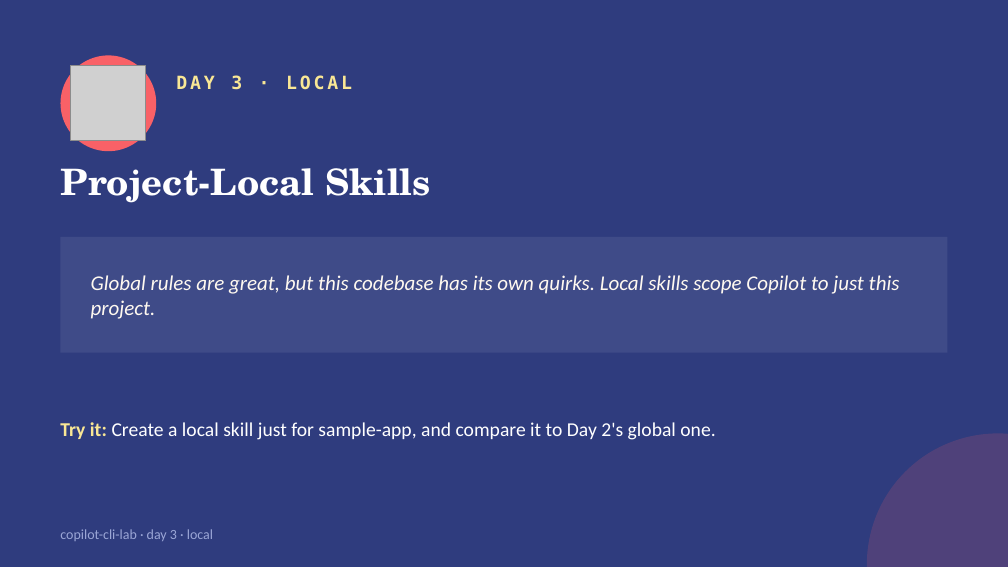
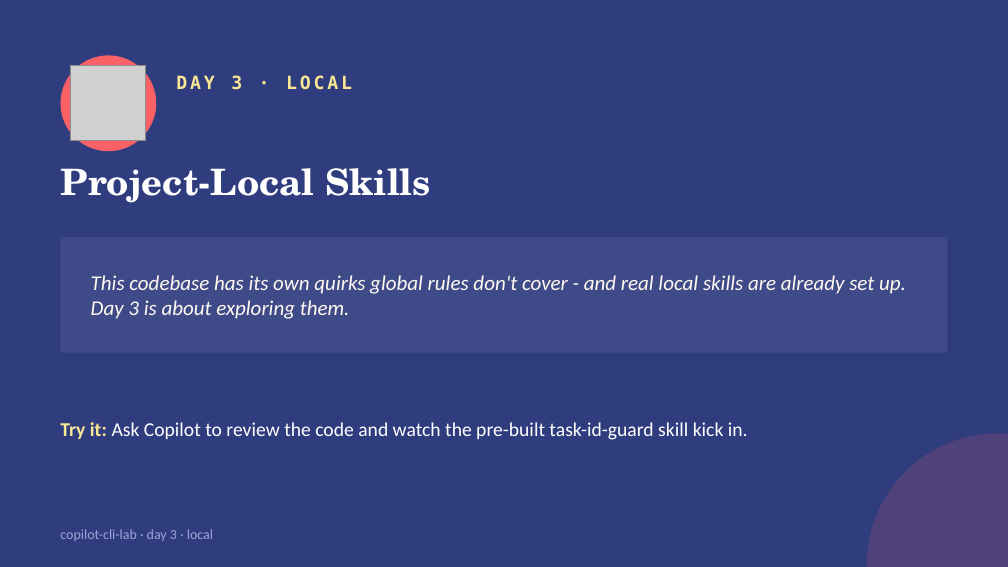
Before and after one commit to kandanai-leenutaphong-backup/copilot-cli-lab, a slide deck: slide 6 of slides/copilot-cli-lab.pptx. Drawn at 1008x567 pixels with LibreOffice and Linux fonts; fonts in the diff are those of the drawing; grey boxes stand for pictures. Boxes give left, top, right and bottom in pixels: in the first picture for what was removed or moved away, otherwise in the second. Text is boxed around its words. In the diff, an @@ line names an element or a change of style, - is before the commit and + after.

```diff
--- a/slides/copilot-cli-lab.pptx
+++ b/slides/copilot-cli-lab.pptx
@@ text at (91,275,906,319): text changed @@
-Global rules are great, but this codebase has its own quirks. Local skills scope Copilot to just this project.
+This codebase has its own quirks global rules don't cover - and real local skills are already set up. Day 3 is about exploring them.
@@ text at (60,422,748,440): text changed @@
-Try it: Create a local skill just for sample-app, and compare it to Day 2's global one.
+Try it: Ask Copilot to review the code and watch the pre-built task-id-guard skill kick in.
```
Also in this commit, not shown: 3 other slides changed, 29 other files.
